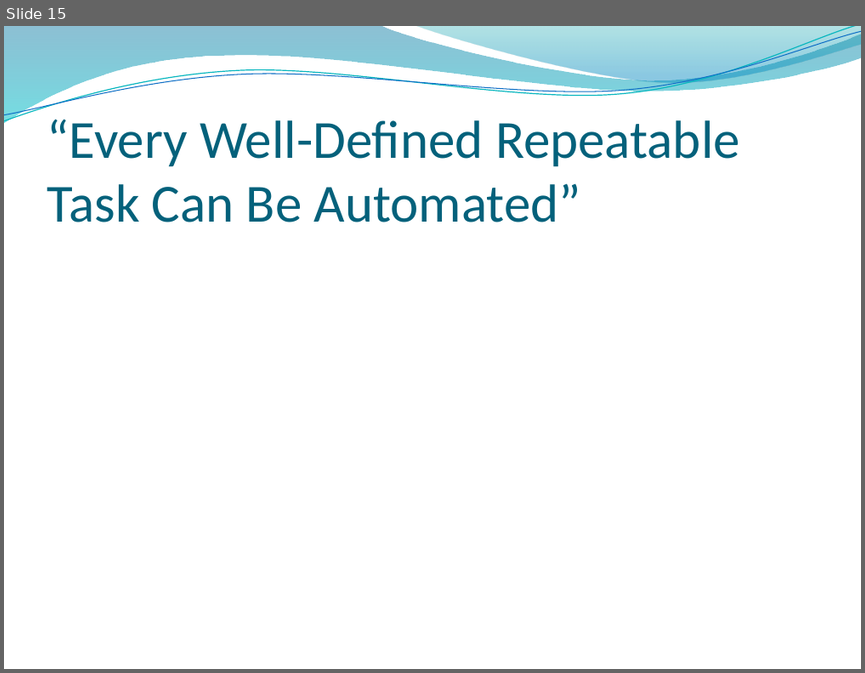
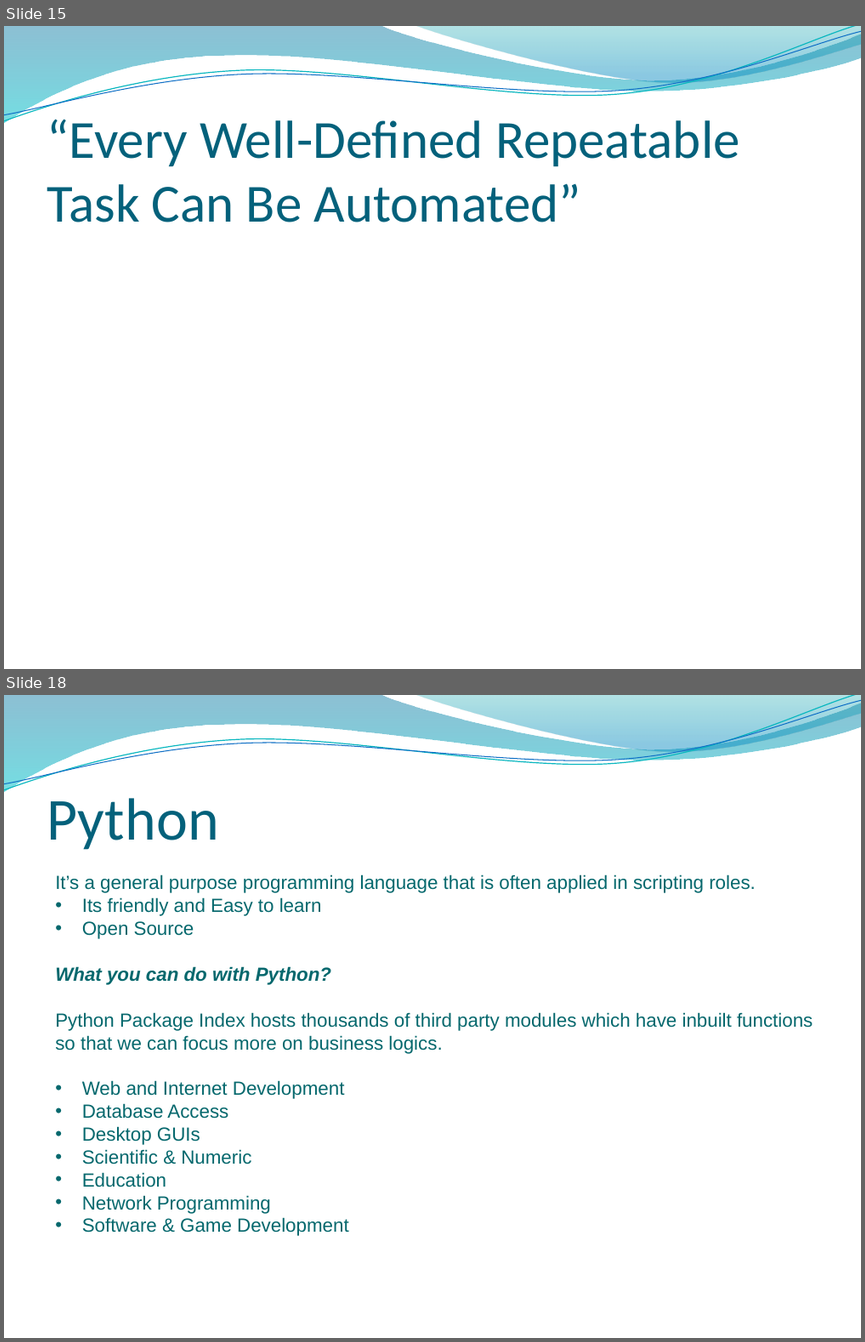
Before and after one commit to yashikadhingra/network-autimation, a slide deck: network_automation.pptx. Shown one above the other, each under a label of ours: slide 15 before the commit, slides 15 and 18 after it; the slides between them are not shown. The pictures are 865x673 and 865x1342 pixels, drawn with LibreOffice and Linux fonts; fonts in the diff are those of the drawing; background and template pictures are left out. Boxes give left, top, right and bottom in pixels: in the first picture for what was removed or moved away, otherwise in the second. Text is boxed around its words. In the diff, an @@ line names an element or a change of style, - is before the commit and + after.

```diff
--- a/network_automation.pptx
+++ b/network_automation.pptx
@@ slide 18 added at <box>4,695,861,1338</box>, background picture (left out); not listed: 4 template elements that a slide beside it also shows @@
@@ title added at <box>46,798,218,850</box>, 50 pt, text #04617B @@
+Python
@@ text added at <box>55,874,812,1236</box>, 16 pt, text #06686C @@
+It’s a general purpose programming language that is often applied in scripting roles.
+• Its friendly and Easy to learn
+• Open Source
+What you can do with Python?
+Python Package Index hosts thousands of third party modules which have inbuilt functions so that we can focus more on business logics.
+• Web and Internet Development
+• Database Access
+• Desktop GUIs
+• Scientific & Numeric
+• Education
+• Network Programming
+• Software & Game Development
```
Also in this commit, not shown: 2 slides changed, 4 other slides added, 2 slides removed.
